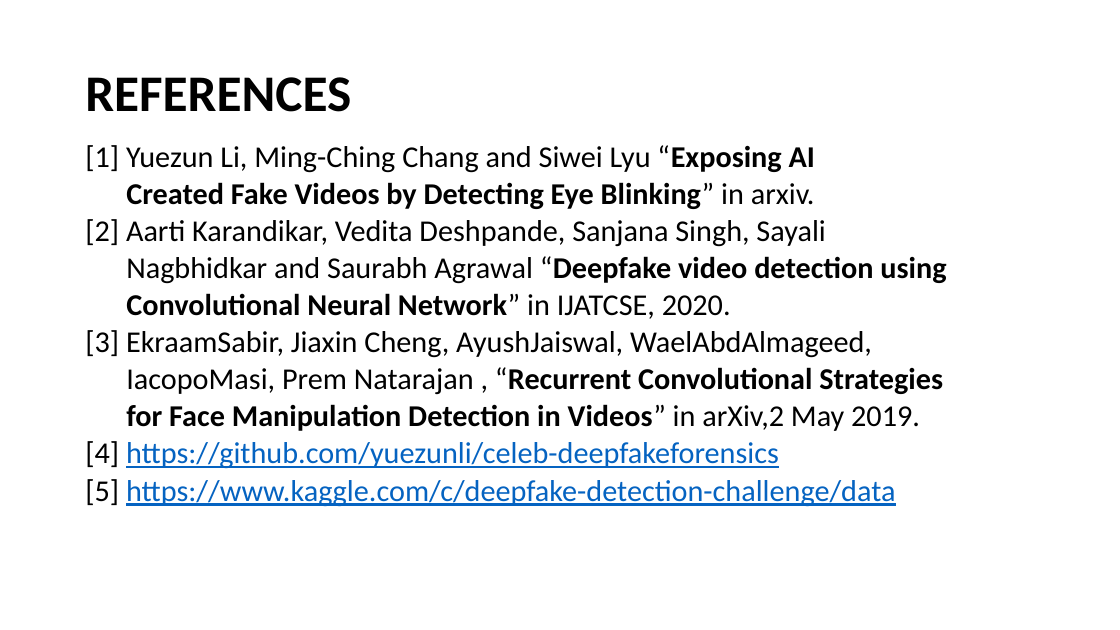
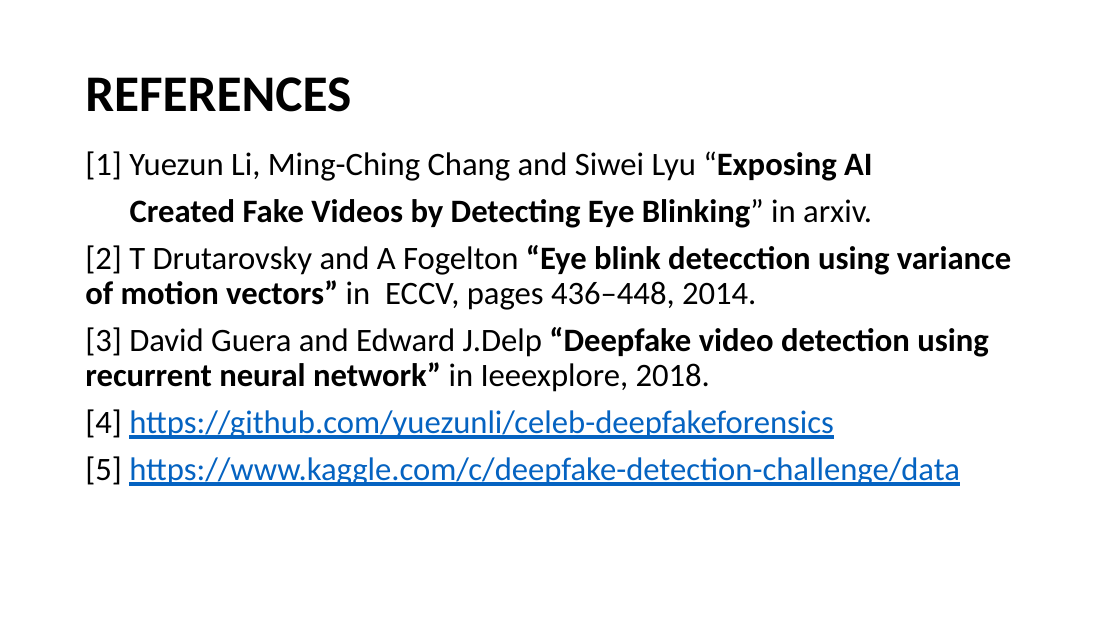
Before and after one commit to gurukms07/deepfakedetection, a slide deck: slide 29 of Second_Review/DEEPFAKE DETECTION2.pptx (slide 30 before the commit). Drawn at 1120x630 pixels with LibreOffice and Linux fonts; fonts in the diff are those of the drawing. Boxes give left, top, right and bottom in pixels: in the first picture for what was removed or moved away, otherwise in the second. Text is boxed around its words. In the diff, an @@ line names an element or a change of style, - is before the commit and + after.

```diff
--- a/Second_Review/DEEPFAKE DETECTION2.pptx
+++ b/Second_Review/DEEPFAKE DETECTION2.pptx
@@ text at [85, 151, 960, 486]: size 25.9 to 28 pt in "[1] Yuezun Li, Ming-Ching Chang and Siwei ...", "Created Fake Videos by Detecting Eye Blinking” ...", "[4] https://github.com/yuezunli/celeb-deepfakeforensics", "[5] https://www.kaggle.com/c/deepfake-detection-challenge/da ..."; line spacing 0.7 to 0.9 @@
@@ text at [85, 245, 1011, 392]: text changed; size 25.9 to 28 pt; bold on @@
-[2] Aarti Karandikar, Vedita Deshpande, Sanjana Singh, Sayali
-Nagbhidkar and Saurabh Agrawal “Deepfake video detection using
-Convolutional Neural Network” in IJATCSE, 2020.
-[3] EkraamSabir, Jiaxin Cheng, AyushJaiswal, WaelAbdAlmageed,
-IacopoMasi, Prem Natarajan , “Recurrent Convolutional Strategies
-for Face Manipulation Detection in Videos” in arXiv,2 May 2019.
+[2] T Drutarovsky and A Fogelton “Eye blink detecction using variance of motion vectors” in ECCV, pages 436–448, 2014.
+[3] David Guera and Edward J.Delp “Deepfake video detection using recurrent neural network” in Ieeexplore, 2018.
```
Also in this commit, not shown: 7 other slides changed, 2 slides added, 3 slides removed.
